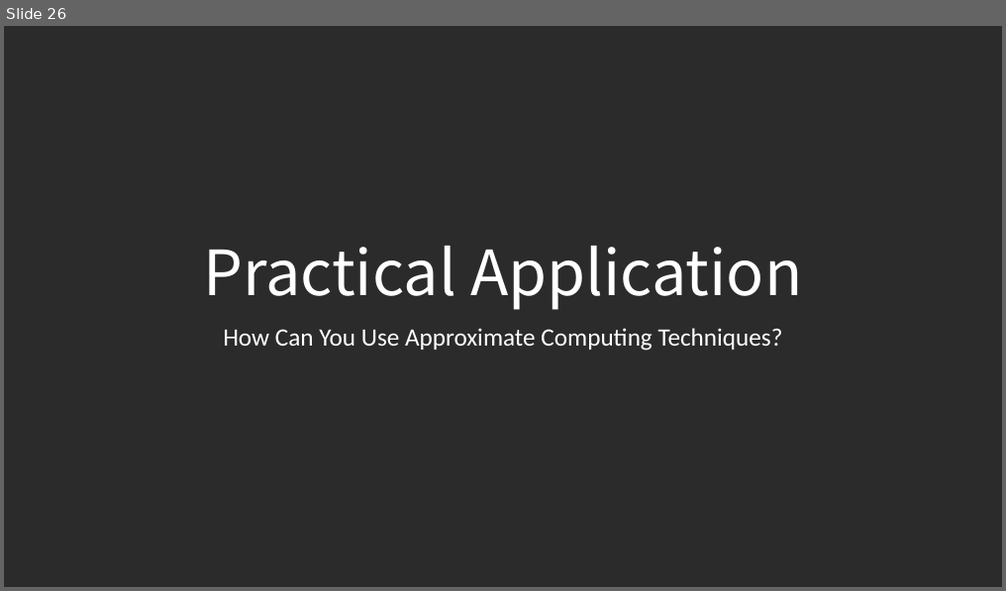
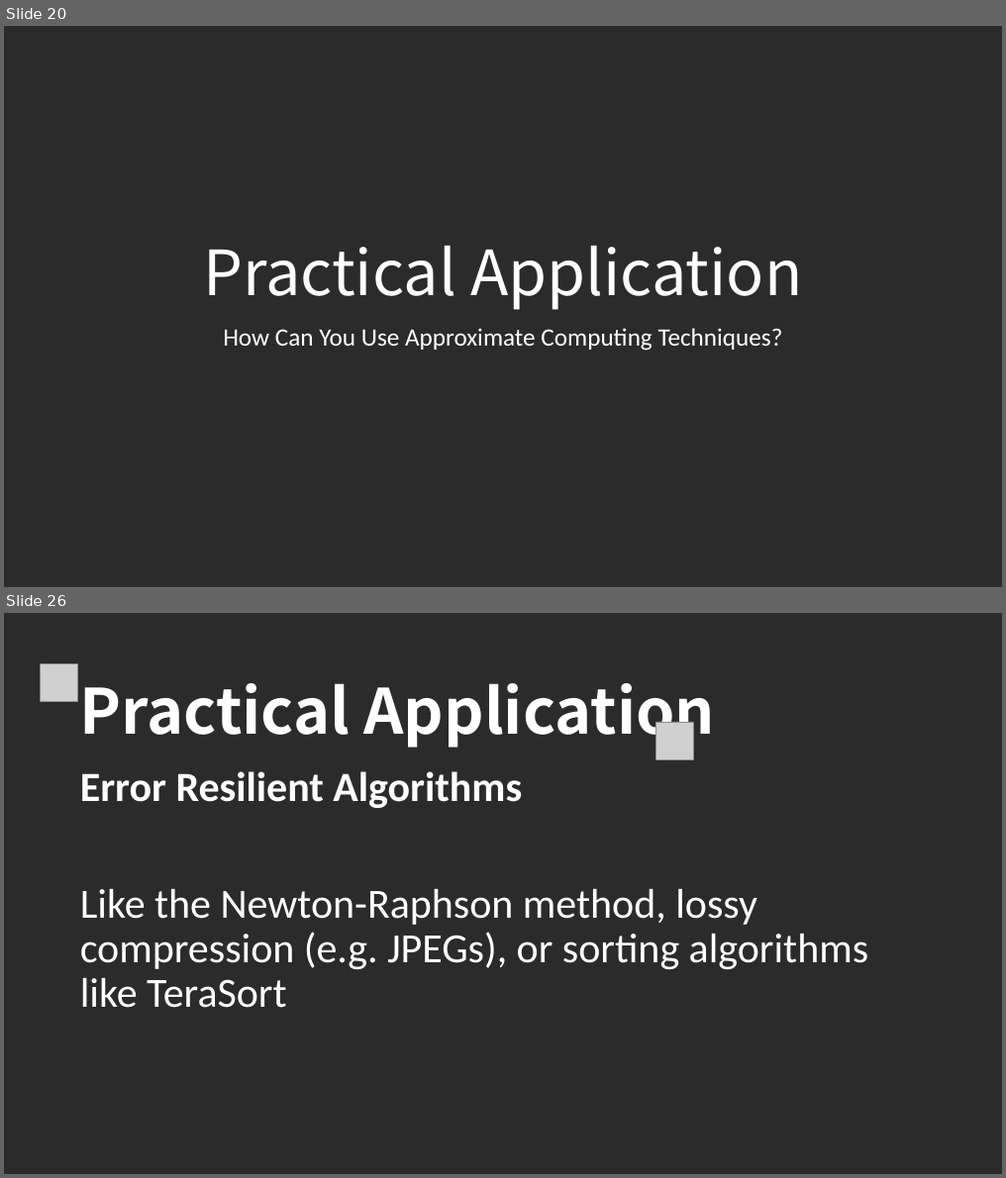
Before and after one commit to LoloMarty/2024-, a slide deck: CS4630/Approximate Computing.pptx. Shown one above the other, each under a label of ours: slide 26 before the commit, slides 20 and 26 after it; the slides between them are not shown. The pictures are 1006x591 and 1006x1178 pixels, drawn with LibreOffice and Linux fonts; fonts in the diff are those of the drawing; grey boxes stand for pictures; background and template pictures are left out; a plain dark background stands for a picture behind light text. Boxes give left, top, right and bottom in pixels: in the first picture for what was removed or moved away, otherwise in the second. Text is boxed around its words. In the diff, an @@ line names an element or a change of style, - is before the commit and + after.

```diff
--- a/CS4630/Approximate Computing.pptx
+++ b/CS4630/Approximate Computing.pptx
@@ slide 26 added at [4, 613, 1002, 1174], background picture (left out) @@
@@ picture added at [40, 663, 78, 702] @@
@@ text added at [80, 683, 716, 749], 60 pt, text #FFFFFF, bold @@
+Practical Application
@@ picture added at [656, 722, 694, 760] @@
@@ text added at [80, 771, 522, 808], 40 pt, text #FFFFFF, bold @@
+Error Resilient Algorithms
@@ text added at [80, 889, 869, 1008], 40 pt, text #FFFFFF @@
+Like the Newton-Raphson method, lossy compression (e.g. JPEGs), or sorting algorithms like TeraSort
@@ what was slide 26 is now slide 20 @@
```
Also in this commit, not shown: 19 other slides added, 6 slides removed, 1 other file.
